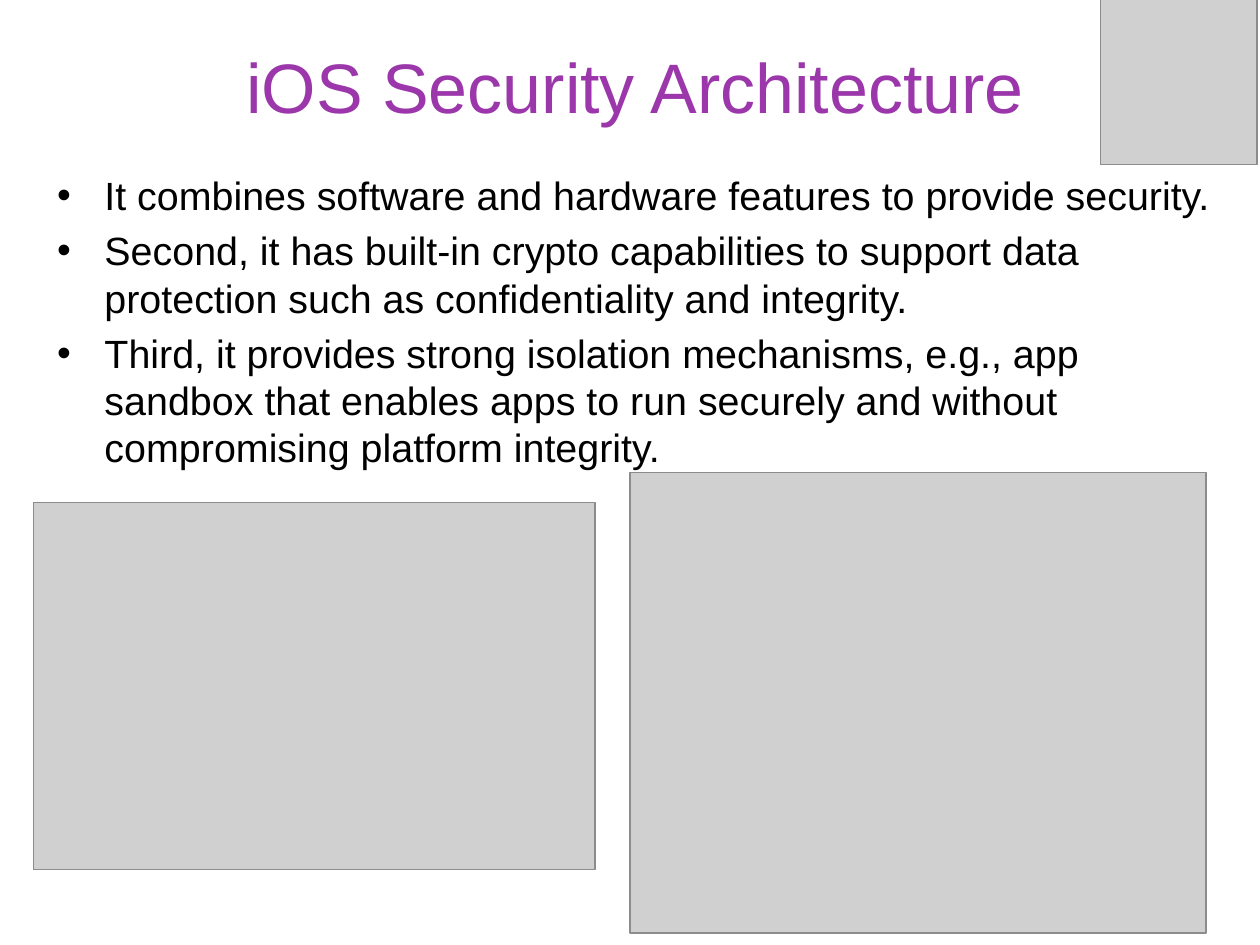
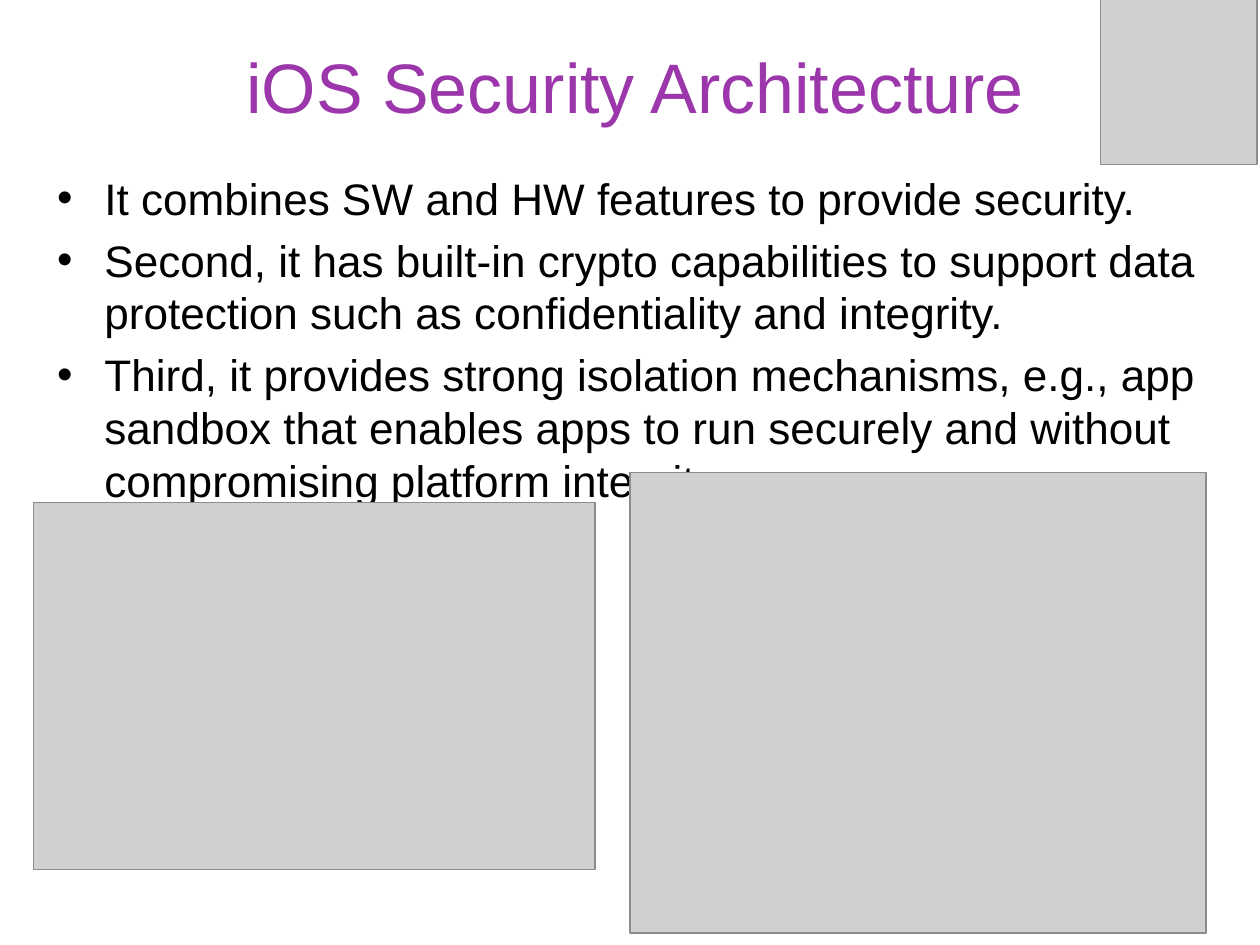
Before and after one commit to gulaoshi/gu.github.io, a slide deck: slide 7 of InfoSec/PPTs/L15-CH24-Wireless Mobile Security.pptx. Drawn at 1260x945 pixels with LibreOffice and Linux fonts; fonts in the diff are those of the drawing; grey boxes stand for pictures. Boxes give left, top, right and bottom in pixels: in the first picture for what was removed or moved away, otherwise in the second. Text is boxed around its words. In the diff, an @@ line names an element or a change of style, - is before the commit and + after.

```diff
--- a/InfoSec/PPTs/L15-CH24-Wireless Mobile Security.pptx
+++ b/InfoSec/PPTs/L15-CH24-Wireless Mobile Security.pptx
@@ text at (x1=104, y1=183, x2=1135, y2=223): text changed; size 22.5 to 25.2 pt @@
-• It combines software and hardware features to provide security.
+• It combines SW and HW features to provide security.
@@ text at (x1=104, y1=245, x2=1195, y2=453): size 22.5 to 25.2 pt in "Second, it has built-in crypto capabilities to ...", "Third, it provides strong isolation mechanisms, e.g., ..." @@
```
Also in this commit, not shown: 11 other slides changed, 1 slide removed, 3 other files.
